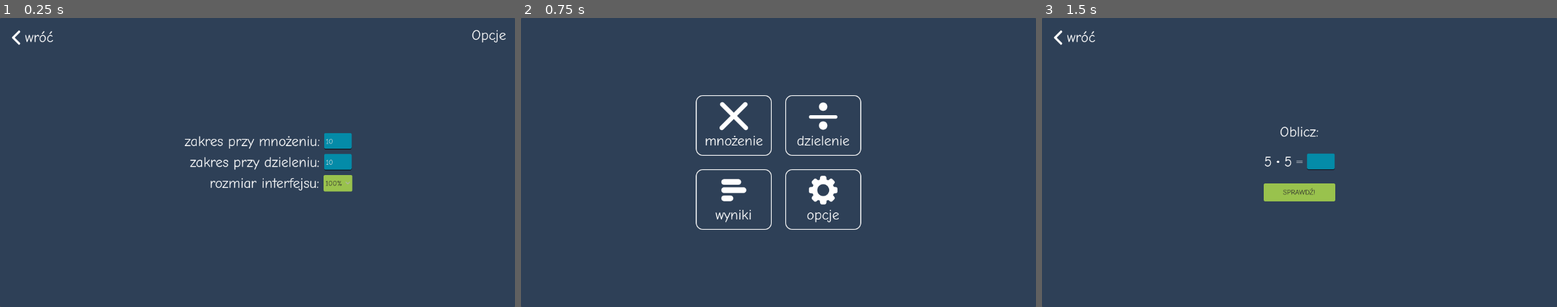
Above: before the commit, frames 1-3 (left to right).
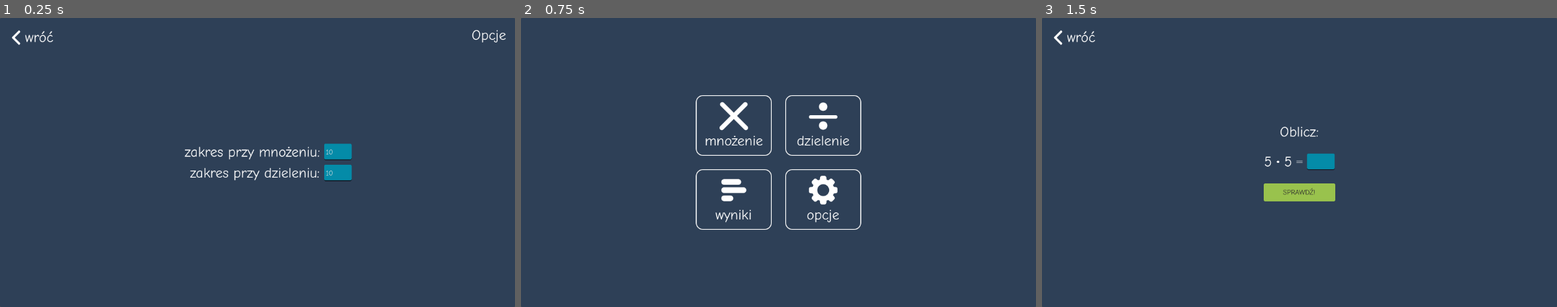
Above: after the commit, the same moments.

Repository: Ajver/tabliczka-mnozenia
Game: Godot game, scene res://src/OptionsScene/OptionsScene.tscn
Same seed, same stepped clock (60 frames per second), same inputs: the game is played once before the commit and once after it. This scene is started directly instead of the project's main scene.
Inputs (mouse positions are in pixels of both pictures, inside the frame that each line leads up to):
- Up to frame 1 (0.25 s): no input
- Up to frame 2 (0.75 s): click (551, 38) at 0.5 s
- Up to frame 3 (1.5 s): click (1253, 124) at 1.27 s

The runs differ from the first frame. In frame 1, 2.3% of the frame differs, in the area x 35-69%, y 39-61%; in frame 2, nothing differs; in frame 3, nothing differs.

Commit message:
Create CorrectAnswer animation

Diff:
--- a/project/assets/theme/main_theme.tres
+++ b/project/assets/theme/main_theme.tres
@@ -446,8 +446,8 @@
 PopupMenu/constants/v_separation = 4
 PopupMenu/font_sizes/font_separator_size = 16
 PopupMenu/font_sizes/font_size = 16
-PopupMenu/fonts/font = null
-PopupMenu/fonts/font_separator = null
+PopupMenu/fonts/font = ExtResource("1_03nw8")
+PopupMenu/fonts/font_separator = ExtResource("1_03nw8")
 PopupMenu/icons/checked = SubResource("ImageTexture_d27sc")
 PopupMenu/icons/checked_disabled = SubResource("ImageTexture_fvs3x")
 PopupMenu/icons/radio_checked = ExtResource("2_64x1h")
--- /dev/null
+++ b/project/src/AnswerPopups/CorrectAnswerPopup/CorrectAnswerPopup.gd
@@ -0,0 +1,20 @@
+extends Control
+
+signal animation_end
+
+@onready var animation_player: AnimationPlayer = $AnimationPlayer
+
+
+func _ready() -> void:
+	hide()
+	animation_player.animation_finished.connect(_on_animation_finished)
+
+
+func play() -> void:
+	show()
+	animation_player.play("fade_in")
+
+
+func _on_animation_finished(_anim_name: String) -> void:
+	animation_end.emit()
+	hide()
--- /dev/null
+++ b/project/src/AnswerPopups/CorrectAnswerPopup/CorrectAnswerPopup.tscn
@@ -0,0 +1,476 @@
+[gd_scene load_steps=8 format=3 uid="uid://cgqw7cyrqtiiy"]
+
+[ext_resource type="Script" path="res://src/AnswerPopups/CorrectAnswerPopup/CorrectAnswerPopup.gd" id="1_3e8oh"]
+[ext_resource type="Texture2D" uid="uid://blsqos8dxuovs" path="res://assets/icons/paint-spot.png" id="1_8wce2"]
+[ext_resource type="Texture2D" uid="uid://kgoypjgaglp0" path="res://assets/icons/check.png" id="2_77ila"]
+[ext_resource type="FontFile" uid="uid://dnt03np88gt7l" path="res://assets/fonts/ComicNeue-Bold.ttf" id="3_v5ms3"]
+
+[sub_resource type="Animation" id="Animation_kgx3u"]
+length = 0.001
+tracks/0/type = "value"
+tracks/0/imported = false
+tracks/0/enabled = true
+tracks/0/path = NodePath("ColorRect:color")
+tracks/0/interp = 1
+tracks/0/loop_wrap = true
+tracks/0/keys = {
+"times": PackedFloat32Array(0),
+"transitions": PackedFloat32Array(1),
+"update": 0,
+"values": [Color(0.191657, 0.355652, 0.259598, 0.435294)]
+}
+tracks/1/type = "value"
+tracks/1/imported = false
+tracks/1/enabled = true
+tracks/1/path = NodePath("Pivot/Label:position")
+tracks/1/interp = 1
+tracks/1/loop_wrap = true
+tracks/1/keys = {
+"times": PackedFloat32Array(0),
+"transitions": PackedFloat32Array(1),
+"update": 0,
+"values": [Vector2(430, 462)]
+}
+tracks/2/type = "value"
+tracks/2/imported = false
+tracks/2/enabled = true
+tracks/2/path = NodePath("Pivot/BlobBg:modulate")
+tracks/2/interp = 1
+tracks/2/loop_wrap = true
+tracks/2/keys = {
+"times": PackedFloat32Array(0),
+"transitions": PackedFloat32Array(1),
+"update": 0,
+"values": [Color(0.113725, 0.054902, 0, 0.556863)]
+}
+tracks/3/type = "value"
+tracks/3/imported = false
+tracks/3/enabled = true
+tracks/3/path = NodePath("Pivot/BlobBg:scale")
+tracks/3/interp = 1
+tracks/3/loop_wrap = true
+tracks/3/keys = {
+"times": PackedFloat32Array(0),
+"transitions": PackedFloat32Array(1),
+"update": 0,
+"values": [Vector2(1, 1)]
+}
+tracks/4/type = "value"
+tracks/4/imported = false
+tracks/4/enabled = true
+tracks/4/path = NodePath("Pivot/Blob:scale")
+tracks/4/interp = 1
+tracks/4/loop_wrap = true
+tracks/4/keys = {
+"times": PackedFloat32Array(0),
+"transitions": PackedFloat32Array(1),
+"update": 0,
+"values": [Vector2(1, 1)]
+}
+tracks/5/type = "value"
+tracks/5/imported = false
+tracks/5/enabled = true
+tracks/5/path = NodePath("Pivot/Blob:modulate")
+tracks/5/interp = 1
+tracks/5/loop_wrap = true
+tracks/5/keys = {
+"times": PackedFloat32Array(0),
+"transitions": PackedFloat32Array(1),
+"update": 0,
+"values": [Color(0.270588, 0.713726, 0.0431373, 1)]
+}
+tracks/6/type = "value"
+tracks/6/imported = false
+tracks/6/enabled = true
+tracks/6/path = NodePath("Pivot/Label:modulate")
+tracks/6/interp = 1
+tracks/6/loop_wrap = true
+tracks/6/keys = {
+"times": PackedFloat32Array(0),
+"transitions": PackedFloat32Array(1),
+"update": 0,
+"values": [Color(1, 1, 1, 1)]
+}
+tracks/7/type = "value"
+tracks/7/imported = false
+tracks/7/enabled = true
+tracks/7/path = NodePath("Pivot/Label:scale")
+tracks/7/interp = 1
+tracks/7/loop_wrap = true
+tracks/7/keys = {
+"times": PackedFloat32Array(0),
+"transitions": PackedFloat32Array(1),
+"update": 0,
+"values": [Vector2(1, 1)]
+}
+tracks/8/type = "value"
+tracks/8/imported = false
+tracks/8/enabled = true
+tracks/8/path = NodePath("Pivot/Blob:position")
+tracks/8/interp = 1
+tracks/8/loop_wrap = true
+tracks/8/keys = {
+"times": PackedFloat32Array(0),
+"transitions": PackedFloat32Array(1),
+"update": 0,
+"values": [Vector2(403, 163)]
+}
+tracks/9/type = "value"
+tracks/9/imported = false
+tracks/9/enabled = true
+tracks/9/path = NodePath("Pivot/BlobBg:position")
+tracks/9/interp = 1
+tracks/9/loop_wrap = true
+tracks/9/keys = {
+"times": PackedFloat32Array(0),
+"transitions": PackedFloat32Array(1),
+"update": 0,
+"values": [Vector2(316, 112)]
+}
+tracks/10/type = "value"
+tracks/10/imported = false
+tracks/10/enabled = true
+tracks/10/path = NodePath("Pivot/Check:position")
+tracks/10/interp = 1
+tracks/10/loop_wrap = true
+tracks/10/keys = {
+"times": PackedFloat32Array(0),
+"transitions": PackedFloat32Array(1),
+"update": 0,
+"values": [Vector2(535, 237)]
+}
+tracks/11/type = "value"
+tracks/11/imported = false
+tracks/11/enabled = true
+tracks/11/path = NodePath("Pivot/BlobBg:rotation")
+tracks/11/interp = 1
+tracks/11/loop_wrap = true
+tracks/11/keys = {
+"times": PackedFloat32Array(0),
+"transitions": PackedFloat32Array(1),
+"update": 0,
+"values": [0.152783]
+}
+tracks/12/type = "value"
+tracks/12/imported = false
+tracks/12/enabled = true
+tracks/12/path = NodePath("Pivot/Check:scale")
+tracks/12/interp = 1
+tracks/12/loop_wrap = true
+tracks/12/keys = {
+"times": PackedFloat32Array(0),
+"transitions": PackedFloat32Array(1),
+"update": 0,
+"values": [Vector2(1e-05, 1e-05)]
+}
+tracks/13/type = "value"
+tracks/13/imported = false
+tracks/13/enabled = true
+tracks/13/path = NodePath(".:visible")
+tracks/13/interp = 1
+tracks/13/loop_wrap = true
+tracks/13/keys = {
+"times": PackedFloat32Array(0),
+"transitions": PackedFloat32Array(1),
+"update": 1,
+"values": [true]
+}
+tracks/14/type = "value"
+tracks/14/imported = false
+tracks/14/enabled = true
+tracks/14/path = NodePath("Pivot/Check:modulate")
+tracks/14/interp = 1
+tracks/14/loop_wrap = true
+tracks/14/keys = {
+"times": PackedFloat32Array(0),
+"transitions": PackedFloat32Array(1),
+"update": 0,
+"values": [Color(1, 1, 1, 0)]
+}
+
+[sub_resource type="Animation" id="Animation_ahm15"]
+resource_name = "fade_in"
+length = 1.5
+step = 0.02
+tracks/0/type = "value"
+tracks/0/imported = false
+tracks/0/enabled = true
+tracks/0/path = NodePath("ColorRect:color")
+tracks/0/interp = 1
+tracks/0/loop_wrap = true
+tracks/0/keys = {
+"times": PackedFloat32Array(0, 0.265, 1.2, 1.5),
+"transitions": PackedFloat32Array(1, 1, 1, 1),
+"update": 0,
+"values": [Color(0.192157, 0.356863, 0.258824, 0), Color(0.191657, 0.355652, 0.259598, 0.435294), Color(0.191657, 0.355652, 0.259598, 0.435294), Color(0.192157, 0.356863, 0.258824, 0)]
+}
+tracks/1/type = "value"
+tracks/1/imported = false
+tracks/1/enabled = true
+tracks/1/path = NodePath("Pivot/Label:position")
+tracks/1/interp = 1
+tracks/1/loop_wrap = true
+tracks/1/keys = {
+"times": PackedFloat32Array(0, 0.405, 0.7, 1.2, 1.5),
+"transitions": PackedFloat32Array(1, 1, 1, 1, 1),
+"update": 0,
+"values": [Vector2(-131, 342), Vector2(-141, 147), Vector2(-138, 168), Vector2(-138, 168), Vector2(-128, 360)]
+}
+tracks/2/type = "value"
+tracks/2/imported = false
+tracks/2/enabled = true
+tracks/2/path = NodePath("Pivot/BlobBg:modulate")
+tracks/2/interp = 1
+tracks/2/loop_wrap = true
+tracks/2/keys = {
+"times": PackedFloat32Array(0, 0.315, 1.2, 1.5),
+"transitions": PackedFloat32Array(1, 1, 1, 1),
+"update": 0,
+"values": [Color(0.113725, 0.054902, 0, 0), Color(0.113725, 0.054902, 0, 0.556863), Color(0.113725, 0.054902, 0, 0.556863), Color(0.113725, 0.054902, 0, 0)]
+}
+tracks/3/type = "value"
+tracks/3/imported = false
+tracks/3/enabled = true
+tracks/3/path = NodePath("Pivot/BlobBg:scale")
+tracks/3/interp = 1
+tracks/3/loop_wrap = true
+tracks/3/keys = {
+"times": PackedFloat32Array(0, 0.145, 1.195),
+"transitions": PackedFloat32Array(1, 1, 1),
+"update": 0,
+"values": [Vector2(2, 2), Vector2(1, 1), Vector2(1, 1)]
+}
+tracks/4/type = "value"
+tracks/4/imported = false
+tracks/4/enabled = true
+tracks/4/path = NodePath("Pivot/Blob:scale")
+tracks/4/interp = 1
+tracks/4/loop_wrap = true
+tracks/4/keys = {
+"times": PackedFloat32Array(0.245, 0.375, 1.2),
+"transitions": PackedFloat32Array(1, 1, 1),
+"update": 0,
+"values": [Vector2(1.5, 1.5), Vector2(1, 1), Vector2(1, 1)]
+}
+tracks/5/type = "value"
+tracks/5/imported = false
+tracks/5/enabled = true
+tracks/5/path = NodePath("Pivot/Blob:modulate")
+tracks/5/interp = 1
+tracks/5/loop_wrap = true
+tracks/5/keys = {
+"times": PackedFloat32Array(0, 0.195, 0.36, 1.2, 1.5),
+"transitions": PackedFloat32Array(1, 1, 1, 1, 1),
+"update": 0,
+"values": [Color(0.270588, 0.713726, 0.0431373, 0), Color(0.270588, 0.713726, 0.0431373, 0), Color(0.270588, 0.713726, 0.0431373, 1), Color(0.270588, 0.713726, 0.0431373, 1), Color(0.270588, 0.713726, 0.0431373, 0)]
+}
+tracks/6/type = "value"
+tracks/6/imported = false
+tracks/6/enabled = true
+tracks/6/path = NodePath("Pivot/Label:modulate")
+tracks/6/interp = 1
+tracks/6/loop_wrap = true
+tracks/6/keys = {
+"times": PackedFloat32Array(0, 0.39, 0.615, 1.195, 1.5),
+"transitions": PackedFloat32Array(1, 1, 1, 1, 1),
+"update": 0,
+"values": [Color(1, 1, 1, 0), Color(1, 1, 1, 0), Color(1, 1, 1, 1), Color(1, 1, 1, 1), Color(1, 1, 1, 0)]
+}
+tracks/7/type = "value"
+tracks/7/imported = false
+tracks/7/enabled = true
+tracks/7/path = NodePath("Pivot/Label:scale")
+tracks/7/interp = 1
+tracks/7/loop_wrap = true
+tracks/7/keys = {
+"times": PackedFloat32Array(0, 0.545, 0.7, 1.2),
+"transitions": PackedFloat32Array(1, 1, 1, 1),
+"update": 0,
+"values": [Vector2(0.7, 0.7), Vector2(0.7, 0.7), Vector2(1, 1), Vector2(1, 1)]
+}
+tracks/8/type = "value"
+tracks/8/imported = false
+tracks/8/enabled = true
+tracks/8/path = NodePath(".:visible")
+tracks/8/interp = 1
+tracks/8/loop_wrap = true
+tracks/8/keys = {
+"times": PackedFloat32Array(0, 1.2),
+"transitions": PackedFloat32Array(1, 1),
+"update": 1,
+"values": [true, true]
+}
+tracks/9/type = "value"
+tracks/9/imported = false
+tracks/9/enabled = true
+tracks/9/path = NodePath("Pivot/BlobBg:position")
+tracks/9/interp = 1
+tracks/9/loop_wrap = true
+tracks/9/keys = {
+"times": PackedFloat32Array(0, 1.2, 1.5),
+"transitions": PackedFloat32Array(1, 1, 1),
+"update": 0,
+"values": [Vector2(-250, -164), Vector2(-250, -164), Vector2(-272, -988)]
+}
+tracks/10/type = "value"
+tracks/10/imported = false
+tracks/10/enabled = true
+tracks/10/path = NodePath("Pivot/Blob:position")
+tracks/10/interp = 1
+tracks/10/loop_wrap = true
+tracks/10/keys = {
+"times": PackedFloat32Array(0, 1.2, 1.5),
+"transitions": PackedFloat32Array(1, 1, 1),
+"update": 0,
+"values": [Vector2(-173, -128), Vector2(-173, -128), Vector2(-181, -688)]
+}
+tracks/11/type = "value"
+tracks/11/imported = false
+tracks/11/enabled = true
+tracks/11/path = NodePath("Pivot/Check:position")
+tracks/11/interp = 1
+tracks/11/loop_wrap = true
+tracks/11/keys = {
+"times": PackedFloat32Array(0.395, 0.7, 1.2, 1.5),
+"transitions": PackedFloat32Array(1, 1, 1, 1),
+"update": 0,
+"values": [Vector2(-37, -67), Vector2(-45, -44), Vector2(-45, -44), Vector2(-57, -430)]
+}
+tracks/12/type = "value"
+tracks/12/imported = false
+tracks/12/enabled = true
+tracks/12/path = NodePath("Pivot/Check:scale")
+tracks/12/interp = 1
+tracks/12/loop_wrap = true
+tracks/12/keys = {
+"times": PackedFloat32Array(0.58, 0.7, 1.2),
+"transitions": PackedFloat32Array(1, 1, 1),
+"update": 0,
+"values": [Vector2(1.5, 1.5), Vector2(1, 1), Vector2(1, 1)]
+}
+tracks/13/type = "value"
+tracks/13/imported = false
+tracks/13/enabled = true
+tracks/13/path = NodePath("Pivot/Check:modulate")
+tracks/13/interp = 1
+tracks/13/loop_wrap = true
+tracks/13/keys = {
+"times": PackedFloat32Array(0, 0.56, 0.7, 1.2, 1.5),
+"transitions": PackedFloat32Array(1, 1, 1, 1, 1),
+"update": 0,
+"values": [Color(1, 1, 1, 0), Color(1, 1, 1, 0), Color(1, 1, 1, 1), Color(1, 1, 1, 1), Color(1, 1, 1, 0)]
+}
+
+[sub_resource type="AnimationLibrary" id="AnimationLibrary_w63gy"]
+_data = {
+"RESET": SubResource("Animation_kgx3u"),
+"fade_in": SubResource("Animation_ahm15")
+}
+
+[node name="CorrectAnswerPopup" type="Control"]
+layout_mode = 3
+anchors_preset = 15
+anchor_right = 1.0
+anchor_bottom = 1.0
+grow_horizontal = 2
+grow_vertical = 2
+script = ExtResource("1_3e8oh")
+
+[node name="ColorRect" type="ColorRect" parent="."]
+layout_mode = 1
+anchors_preset = 15
+anchor_right = 1.0
+anchor_bottom = 1.0
+grow_horizontal = 2
+grow_vertical = 2
+color = Color(0.191657, 0.355652, 0.259598, 0.435294)
+
+[node name="Pivot" type="Control" parent="."]
+layout_mode = 1
+anchors_preset = 8
+anchor_left = 0.5
+anchor_top = 0.5
+anchor_right = 0.5
+anchor_bottom = 0.5
+grow_horizontal = 2
+grow_vertical = 2
+
+[node name="BlobBg" type="TextureRect" parent="Pivot"]
+modulate = Color(0.113725, 0.054902, 0, 0.556863)
+layout_mode = 1
+anchors_preset = 8
+anchor_left = 0.5
+anchor_top = 0.5
+anchor_right = 0.5
+anchor_bottom = 0.5
+offset_left = -250.0
+offset_top = -164.0
+offset_right = 274.0
+offset_bottom = 198.0
+grow_horizontal = 2
+grow_vertical = 2
+rotation = 0.152783
+pivot_offset = Vector2(250, 155)
+texture = ExtResource("1_8wce2")
+expand_mode = 1
+stretch_mode = 5
+flip_h = true
+
+[node name="Blob" type="TextureRect" parent="Pivot"]
+modulate = Color(0.270588, 0.713726, 0.0431373, 1)
+layout_mode = 1
+anchors_preset = 8
+anchor_left = 0.5
+anchor_top = 0.5
+anchor_right = 0.5
+anchor_bottom = 0.5
+offset_left = -173.0
+offset_top = -128.0
+offset_right = 165.0
+offset_bottom = 141.0
+grow_horizontal = 2
+grow_vertical = 2
+pivot_offset = Vector2(169, 134)
+texture = ExtResource("1_8wce2")
+expand_mode = 1
+stretch_mode = 5
+
+[node name="Check" type="TextureRect" parent="Pivot"]
+modulate = Color(1, 1, 1, 0)
+layout_mode = 1
+anchors_preset = 8
+anchor_left = 0.5
+anchor_top = 0.5
+anchor_right = 0.5
+anchor_bottom = 0.5
+offset_left = -37.0
+offset_top = -67.0
+offset_right = 57.0
+offset_bottom = 57.0
+grow_horizontal = 2
+grow_vertical = 2
+scale = Vector2(1e-05, 1e-05)
+pivot_offset = Vector2(47, 162)
+texture = ExtResource("2_77ila")
+expand_mode = 1
+stretch_mode = 5
+
+[node name="Label" type="Label" parent="Pivot"]
+layout_mode = 0
+offset_left = -131.0
+offset_top = 342.0
+offset_right = 127.0
+offset_bottom = 434.0
+pivot_offset = Vector2(129, 48)
+theme_override_colors/font_shadow_color = Color(0.313726, 0.129412, 0, 0.517647)
+theme_override_constants/shadow_offset_x = 1
+theme_override_constants/shadow_offset_y = 2
+theme_override_constants/shadow_outline_size = 4
+theme_override_fonts/font = ExtResource("3_v5ms3")
+theme_override_font_sizes/font_size = 80
+text = "Dobrze!"
+
+[node name="AnimationPlayer" type="AnimationPlayer" parent="."]
+libraries = {
+"": SubResource("AnimationLibrary_w63gy")
+}
--- a/project/src/Multiplying/Multiplying.gd
+++ b/project/src/Multiplying/Multiplying.gd
@@ -5,11 +5,17 @@
 @onready var answer_line_edit = %AnswerLineEdit
 @onready var check_btn = %CheckBtn
 @onready var question_generator = %MulQuestionGenerator
+@onready var correct_answer_popup = $CorrectAnswerPopup
+
+# Used when animation is playing
+var _ignore_input: bool = false
 
 
 func _ready() -> void:
 	answer_line_edit.text_submitted.connect(_check)
 	check_btn.pressed.connect(_check)
+
+	correct_answer_popup.animation_end.connect(_on_animation_ended)
 
 	question_generator.generate_correctness_map(10000)
 
@@ -26,14 +32,22 @@
 
 
 func _check(_v=null) -> void:
+	if _ignore_input:
+		return
+
 	var answer_text : String = answer_line_edit.text
 	var answer_int : int = answer_text.to_int()
 	var is_correct = question_generator.check(answer_int)
 
 	if is_correct:
-		# TODO: animation
-		pass
+		_ignore_input = true
+		correct_answer_popup.play()
 	else:
 		pass
 
 	_generate_next_question()
+
+
+func _on_animation_ended() -> void:
+	print("END")
+	_ignore_input = false
--- a/project/src/Multiplying/Multiplying.tscn
+++ b/project/src/Multiplying/Multiplying.tscn
@@ -1,9 +1,10 @@
-[gd_scene load_steps=6 format=3 uid="uid://dewg6kgfdtkaf"]
+[gd_scene load_steps=7 format=3 uid="uid://dewg6kgfdtkaf"]
 
 [ext_resource type="Script" path="res://src/Multiplying/Multiplying.gd" id="1_g0siy"]
 [ext_resource type="Texture2D" uid="uid://dmxj5a3fcx4gi" path="res://assets/icons/record-button.png" id="3_78nyo"]
 [ext_resource type="Texture2D" uid="uid://bwvr0mnnix15t" path="res://assets/icons/equal.png" id="4_4dp1c"]
 [ext_resource type="PackedScene" uid="uid://ktq7dk11v77m" path="res://src/BackBtn/BackBtn.tscn" id="4_jhtjj"]
+[ext_resource type="PackedScene" uid="uid://cgqw7cyrqtiiy" path="res://src/AnswerPopups/CorrectAnswerPopup/CorrectAnswerPopup.tscn" id="5_t8lru"]
 [ext_resource type="Script" path="res://src/Multiplying/MulQuestionGenerator.gd" id="5_tdant"]
 
 [node name="Multiplying" type="Control"]
@@ -82,6 +83,9 @@
 [node name="BackBtn" parent="Panel" instance=ExtResource("4_jhtjj")]
 layout_mode = 0
 
+[node name="CorrectAnswerPopup" parent="." instance=ExtResource("5_t8lru")]
+layout_mode = 1
+
 [node name="MulQuestionGenerator" type="Node" parent="."]
 unique_name_in_owner = true
 script = ExtResource("5_tdant")
--- a/project/src/OptionsScene/OptionsScene.tscn
+++ b/project/src/OptionsScene/OptionsScene.tscn
@@ -65,6 +65,7 @@
 placeholder_text = "10"
 
 [node name="HBoxContainer3" type="HBoxContainer" parent="Panel/VBoxContainer"]
+visible = false
 layout_mode = 2
 theme_override_constants/separation = 10
 alignment = 1
Binary file added: project/assets/icons/check.png
Not shown, added: project/assets/icons/check.png.import
Binary file added: project/assets/icons/paint-spot.png
Not shown, added: project/assets/icons/paint-spot.png.import
Not shown, changed: README.md
